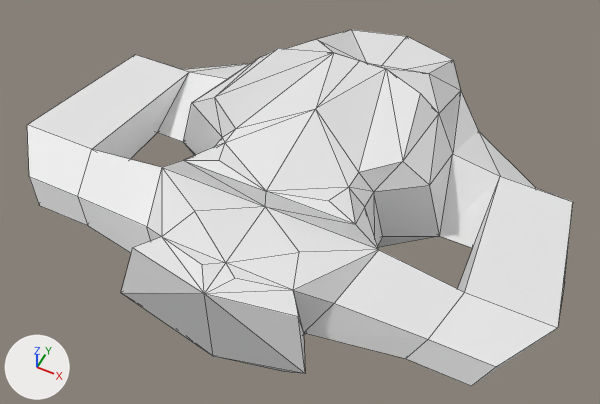
What one commit did to the Blender file alterian-pirates/blend/ships/heavy.blend.
The view is the same before and after, from a 50 mm camera at (21.8, -52.3, 57.5) aimed at (-0.5, -7.7, 1.8). The axes (+X, +Y, +Z) are drawn at lower left. The lights are the same throughout. Mesh edges are drawn as thin lines.
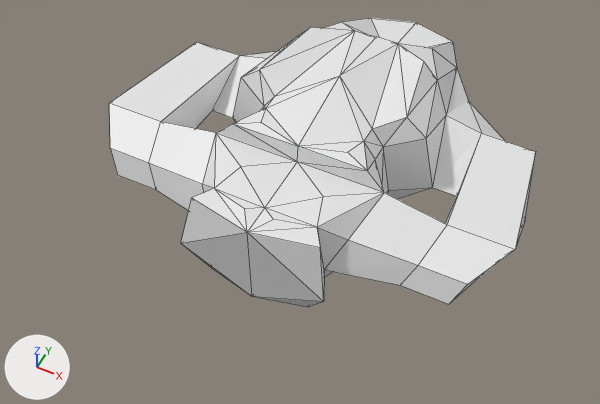
Changed parts and their boxes [x1, y1, x2, y2] in the pictures (600 x 404 px):
```json
{"object": "Plane.002", "change": "reshaped, moved", "before": [27, 30, 573, 386], "after": [109, 18, 536, 308], "on screen": "22% narrower, 18% shorter"}
```

The change, as JSON lines over the scene's bpy script:
```json
{"block": "me_plane_002", "where": "# used by ob_plane_002; location = (0.0, 0.0, 0.0)"}
{"op": "remove", "block": "me_plane_002", "code": "me_plane_002.from_pydata(...)  # 63 vertices, 96 faces; spans x -23.5..0.0, y -24.1..16.4, z 0.0..11.5"}
{"op": "add", "block": "me_plane_002", "code": "me_plane_002.from_pydata(...)  # 63 vertices, 96 faces; spans x -18.7..0.0, y -22.6..14.1, z 0.0..11.5"}
{"block": "me_plane_002", "change": "me_plane_002 part 1: 62 of 63 vertices moved; they spanned x -23.5..0.0, y -24.1..16.4, z 0.0..11.5 and now span x -18.7..0.0, y -22.6..14.1, z 0.0..11.5; mean shift (1.5, 0.0, 0.0); largest move (-23.5, -15.0, 7.7) -> (-18.7, -14.4, 7.7)"}
{"op": "set", "path": "ob_plane_002.location", "old": "(0.0, 0.0, 0.0)", "new": "(0.0, 5.0, 0.0)"}
```
